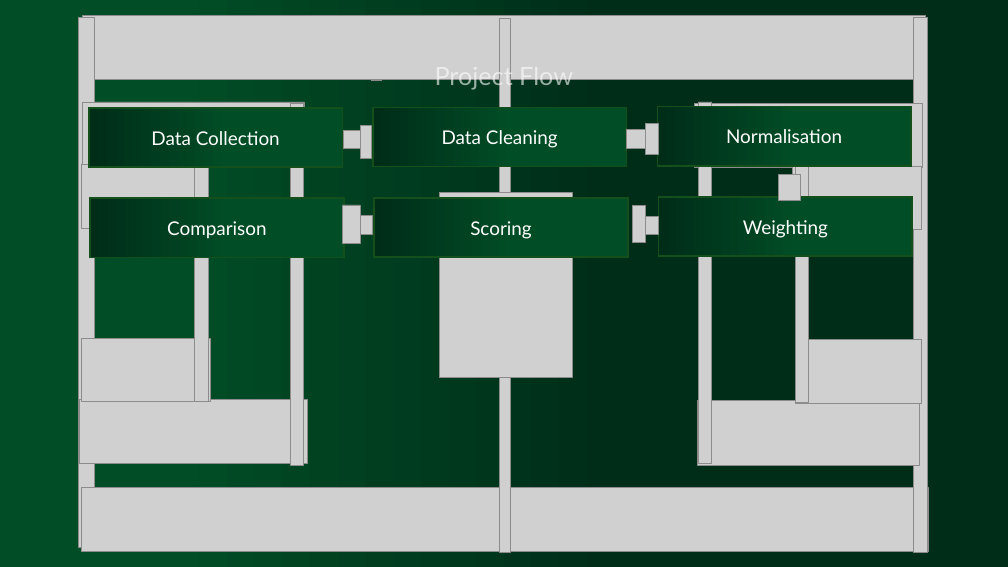
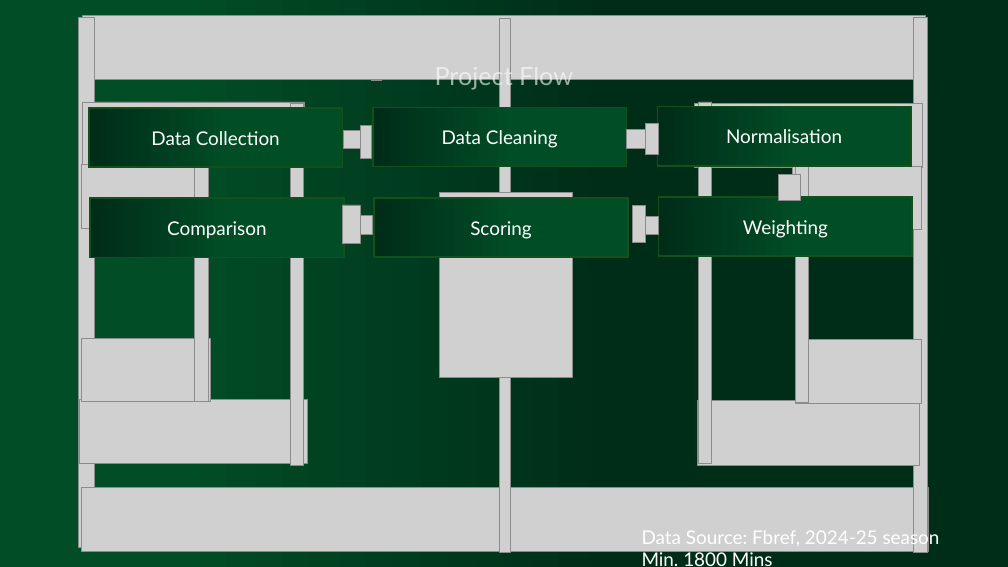
Before and after one commit to Brendo101/premier-league-tots, a slide deck: slide 6 of Outputs/Backgrounds.pptx. Drawn at 1008x567 pixels with LibreOffice and Linux fonts; fonts in the diff are those of the drawing; grey boxes stand for pictures; background and template pictures are left out. Boxes give left, top, right and bottom in pixels: in the first picture for what was removed or moved away, otherwise in the second. Text is boxed around its words. In the diff, an @@ line names an element or a change of style, - is before the commit and + after.

```diff
--- a/Outputs/Backgrounds.pptx
+++ b/Outputs/Backgrounds.pptx
@@ text added at [642, 527, 940, 567], 18 pt, text #FFFFFF @@
+Data Source: Fbref, 2024-25 season
+Min. 1800 Mins
```
Also in this commit, not shown: 2 other files.
